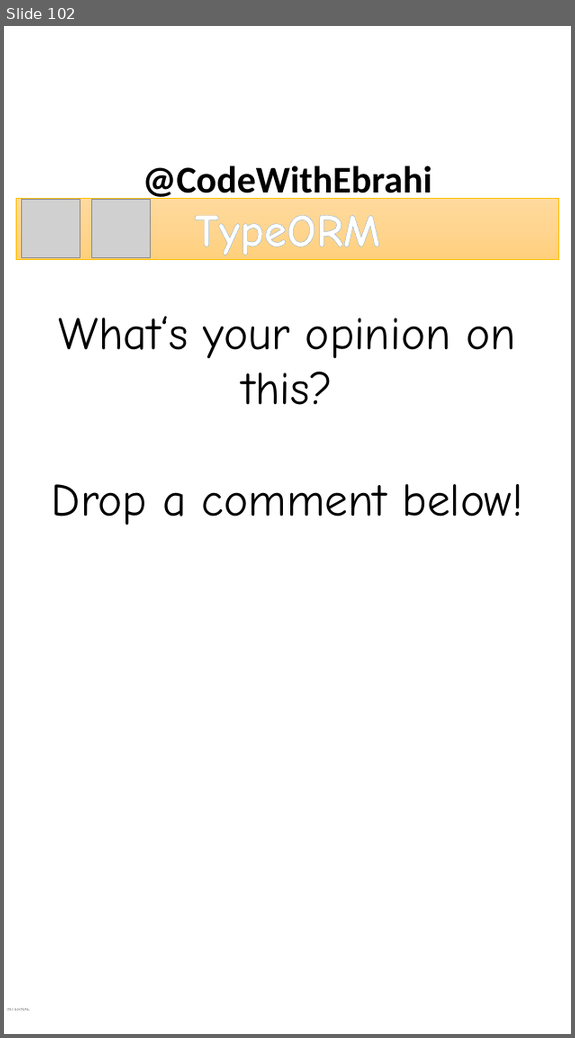
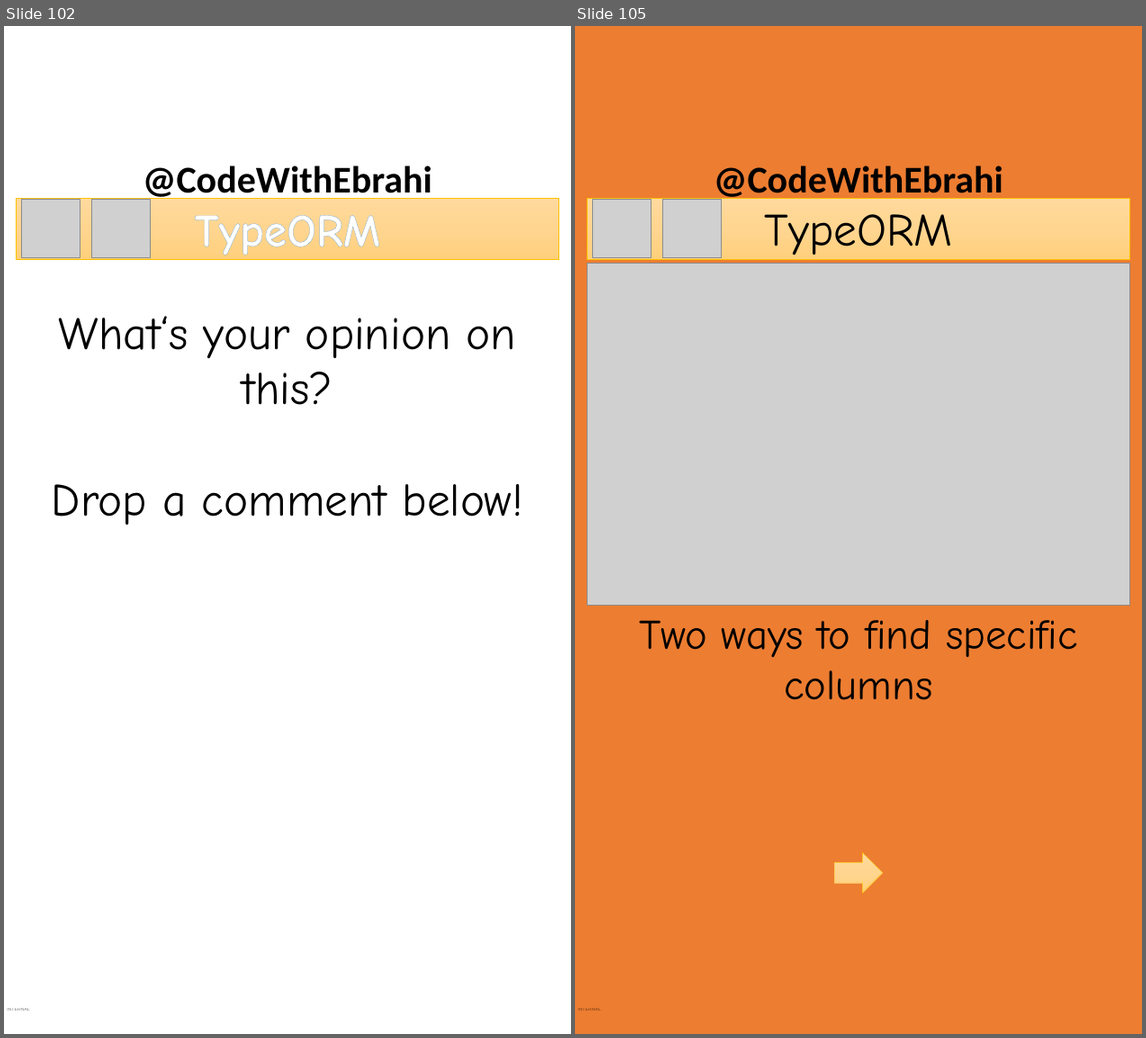
Before and after one commit to ebrahimsalehi1/python_codes, a slide deck: assets/images.pptx. Shown side by side, each under a label of ours: slide 102 before the commit, slides 102 and 105 after it; the slides between them are not shown. The pictures are 575x1038 and 1146x1038 pixels, drawn with LibreOffice and Linux fonts; fonts in the diff are those of the drawing; grey boxes stand for pictures; background and template pictures are left out. Boxes give left, top, right and bottom in pixels: in the first picture for what was removed or moved away, otherwise in the second. Text is boxed around its words. In the diff, an @@ line names an element or a change of style, - is before the commit and + after.

```diff
--- a/assets/images.pptx
+++ b/assets/images.pptx
@@ slide 105 added at [575,26,1142,1034], background #ED7D31; not listed: 2 template elements that a slide beside it also shows @@
@@ rectangle added at [587,198,1129,259], fill gradient #FFDB9E to #FFD590 to #FFD07C, outline #FFC000 0.5 pt, 66 pt, text #000000 @@
+TypeORM
@@ picture added at [593,199,651,257] @@
@@ picture added at [663,199,722,257] @@
@@ picture added at [587,263,1129,605] @@
@@ text added at [639,620,1078,700], 60 pt, text #000000 @@
+Two ways to find specific columns
@@ right arrow added at [834,852,883,893], fill gradient #FFDB9E to #FFD590 to #FFD07C, outline #FFC000 0.5 pt @@
```
Also in this commit, not shown: 4 other slides added, 17 other files.
